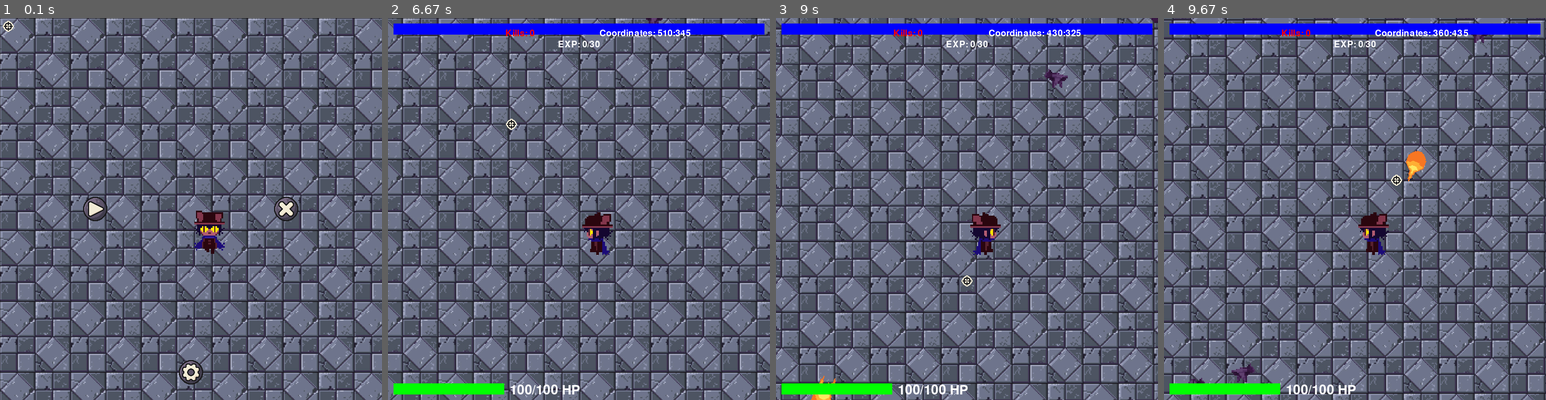
Above: before the commit, frames 1-4 (left to right).
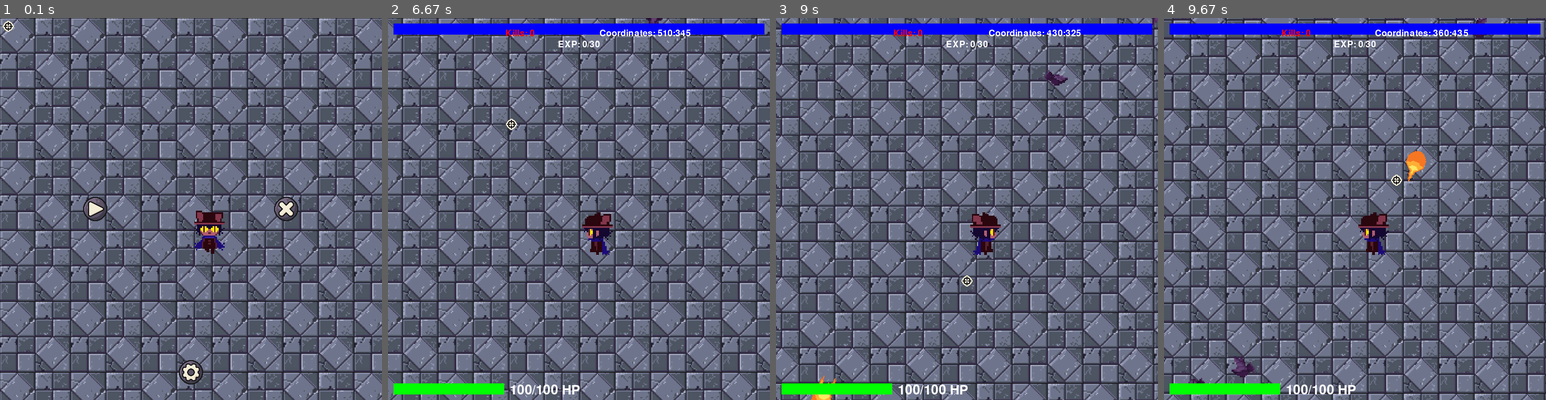
Above: after the commit, the same moments.

Repository: DaCUtePotato/2dshooter
Game: pygame game, started from main.py
Same seed, same stepped clock (60 frames per second), same inputs: the game is played once before the commit and once after it.
Inputs (mouse positions are in pixels of both pictures, inside the frame that each line leads up to):
- Up to frame 1 (0.1 s): no input
- Up to frame 2 (6.67 s): click (579, 209) at 0.38 s; hold D 0.67-1.13 s; click (701, 197) at 0.75 s; hold W 1.17-1.47 s; click (487, 212) at 1.25 s; hold D 1.5-1.97 s; click (460, 151) at 1.58 s; hold A 2-2.53 s; click (479, 67) at 2.08 s; hold S 2.57-2.87 s; click (582, 251) at 2.65 s; hold A 2.9-3.3 s; click (525, 128) at 2.98 s; hold W 3.33-3.7 s; click (433, 124) at 3.42 s; hold D 3.73-4.37 s; click (460, 159) at 3.82 s; hold S 4.4-4.77 s; click (594, 193) at 4.48 s; hold A 4.8-5.27 s; click (716, 296) at 4.88 s; hold D 5.3-5.77 s; click (494, 140) at 5.38 s; hold W 5.8-6.1 s; click (540, 193) at 5.88 s; hold D 6.13-6.6 s; click (506, 117) at 6.22 s; hold A from 6.63 s (still down)
- Up to frame 3 (9 s): click (833, 342) at 6.72 s; release A at 7.17 s; hold S 7.2-7.5 s; click (840, 128) at 7.28 s; hold A 7.53-7.93 s; click (951, 82) at 7.62 s; hold W 7.97-8.33 s; click (1020, 231) at 8.05 s; hold D from 8.37 s (still down); click (963, 273) at 8.45 s
- Up to frame 4 (9.67 s): release D at 9 s; hold S 9.03-9.4 s; click (1439, 327) at 9.12 s; hold A from 9.43 s (still down); click (1389, 174) at 9.52 s

Frames 1-2 are identical in both runs. In frame 3, 0.1% of the frame differs, in the area x 70-100%, y 0-19%; in frame 4, 0.2%, in the area x 17-85%, y 0-96%.

Commit message:
added getting hit animation for the bat

Diff:
--- a/base_enemy.py
+++ b/base_enemy.py
@@ -11,7 +11,11 @@
         self.speed = speed
         self.frame = 0
         self.frame_count = 0
-
+        self.is_hit = False
+        self.hit_frame = 0
+        self.hit_frame_count = 0
+        self.hit_animation_playing = False
+        self.hit_animation_duration = 20  # Duration to display hit animation
 
 exp = random.randint(1, 5)
 enemies = []
--- a/main.py
+++ b/main.py
@@ -142,6 +142,16 @@
     enemy_scaled_height = enemy_original_frame.get_height() * 2.5
     enemy_scaled_frame = pygame.transform.scale(enemy_original_frame, (enemy_scaled_width, enemy_scaled_height))
     enemy_frames.append(enemy_scaled_frame)
+
+# Load hit animation frames
+hit_enemy_frames = []
+for i in range(1, 6):  # Assuming there are 5 hit frames named bathit1.png, bathit2.png ...
+    hit_enemy_original_frame = pygame.image.load(f"sprites/enemies/bathit{i}.png").convert_alpha()
+    hit_enemy_scaled_width = hit_enemy_original_frame.get_width() * 2.5
+    hit_enemy_scaled_height = hit_enemy_original_frame.get_height() * 2.5
+    hit_enemy_scaled_frame = pygame.transform.scale(hit_enemy_original_frame, (hit_enemy_scaled_width, hit_enemy_scaled_height))
+    hit_enemy_frames.append(hit_enemy_scaled_frame)
+
 
 bulky_frames = []
 for i in range(1, 4):  # Assuming there are 3 bulky images named bulky1.png, bulky2.png, and bulky3.png
@@ -410,10 +420,14 @@
 
 # Function to spawn enemies
 def spawn_enemy(player_x, player_y):
+    global scaled_speed, scaled_hp
     # Calculate the boundaries for off-screen spawning
     off_screen_buffer = 10  # Distance outside the screen to ensure spawning off-screen
     spawn_x = player_x + random.choice([-1, 1]) * (random.randint(screen_width // 2 + off_screen_buffer, screen_width))
     spawn_y = player_y + random.choice([-1, 1]) * (random.randint(screen_height // 2 + off_screen_buffer, screen_height))
+
+    scaled_speed = ENEMY_SPEED + kills * SPEED_SCALING_FACTOR
+    scaled_hp = ENEMY_HP + kills * HP_SCALING_FACTOR
 
     basic_enemy = Enemy(spawn_x, spawn_y, enemy_scaled_width, enemy_scaled_height, scaled_hp, scaled_speed)
     enemies.append(basic_enemy)
@@ -554,8 +568,6 @@
 # Game loop
 show_upgrade_menu = False  # Variable to track if the upgrade menu is shown
 while True:
-    scaled_speed = ENEMY_SPEED + kills * SPEED_SCALING_FACTOR
-    scaled_hp = ENEMY_HP + kills * SPEED_SCALING_FACTOR
     cursor_pos = pygame.mouse.get_pos()
     for event in pygame.event.get():
         if event.type == pygame.QUIT:
@@ -757,6 +769,7 @@
                             print("A wild regen orb spawned!!!!!")
                         break
                     elif enemy.hp > 0:
+                        enemy.hit_animation_playing = True  # Trigger hit animation
                         bullets.remove(bullet)
         bulkies_to_remove = []
         for bulky in bulkies:
@@ -875,17 +888,32 @@
         screen.blit(scaled_regen_image, (image_x, image_y))
 
     for enemy in enemies:
-        # Animate and draw enemy
-        enemy.frame_count += 1
-        if enemy.frame_count % 5 == 0 and not paused:  # Adjust frame rate of animation here
-            enemy.frame = (enemy.frame + 1) % len(enemy_frames)
-
-        if enemy.x > player_x:
-            # Enemy is coming from the left side of the screen, flip the sprite
-            enemy_image = pygame.transform.flip(enemy_frames[enemy.frame], True, False)
+        if enemy.hit_animation_playing:
+            enemy.hit_frame_count += 1
+            if enemy.hit_frame_count % 4 == 0 and not paused:  # Adjust frame rate of hit animation here
+                enemy.hit_frame = (enemy.hit_frame + 1) % len(hit_enemy_frames)
+
+            # Check if hit animation duration is over
+            if enemy.hit_frame_count >= enemy.hit_animation_duration:
+                enemy.hit_animation_playing = False
+                enemy.hit_frame_count = 0
+
         else:
-            # Enemy is coming from the right side of the screen, use the original sprite
-            enemy_image = enemy_frames[enemy.frame]
+            enemy.frame_count += 1
+            if enemy.frame_count % 6 == 0 and not paused:
+                enemy.frame = (enemy.frame + 1) % len(enemy_frames)
+
+        # Choose the appropriate frame to display
+        if enemy.hit_animation_playing:
+            if enemy.x > player_x:
+                enemy_image = pygame.transform.flip(hit_enemy_frames[enemy.hit_frame], True, False)
+            else:
+                enemy_image = hit_enemy_frames[enemy.hit_frame]
+        else:
+            if enemy.x > player_x:
+                enemy_image = pygame.transform.flip(enemy_frames[enemy.frame], True, False)
+            else:
+                enemy_image = enemy_frames[enemy.frame]
 
         screen.blit(enemy_image, (enemy.x + camera_offset_x, enemy.y + camera_offset_y))
 
Binary file added: sprites/enemies/bathit1.png
Binary file added: sprites/enemies/bathit2.png
Binary file added: sprites/enemies/bathit3.png
Binary file added: sprites/enemies/bathit4.png
Binary file added: sprites/enemies/bathit5.png
